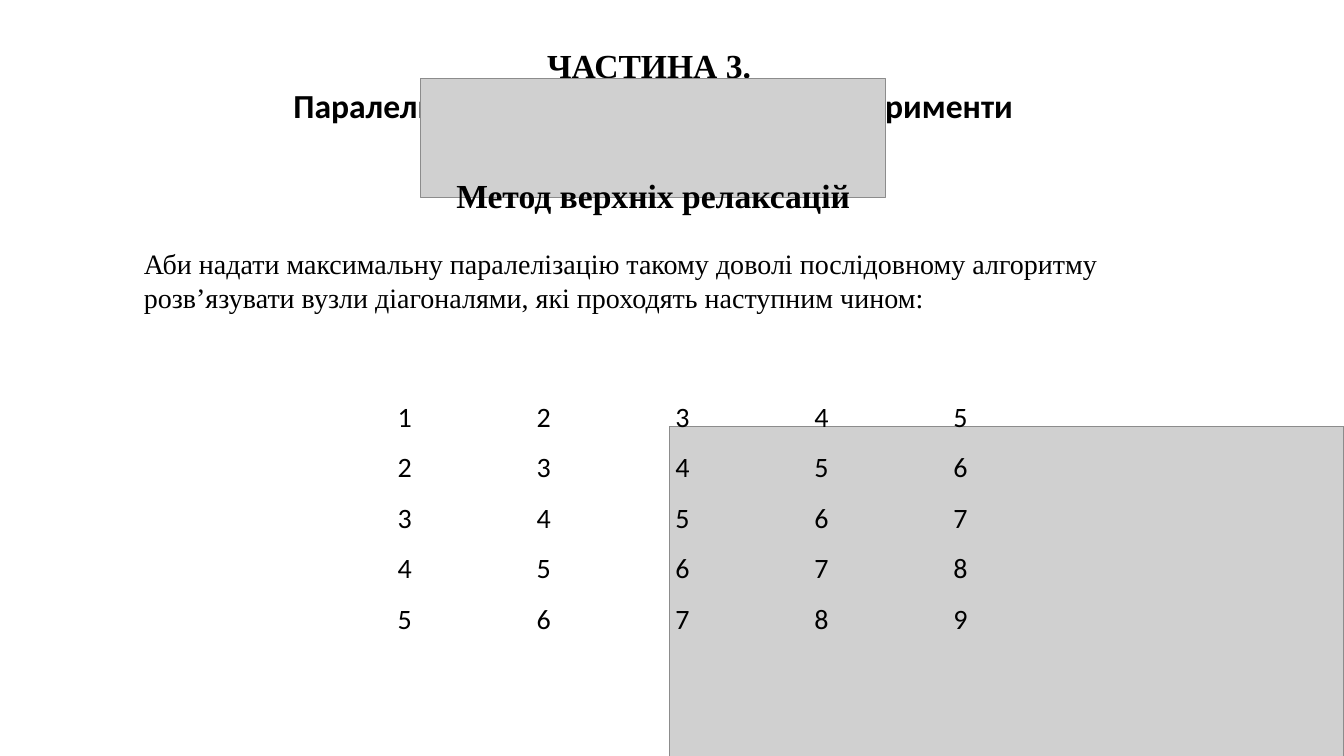
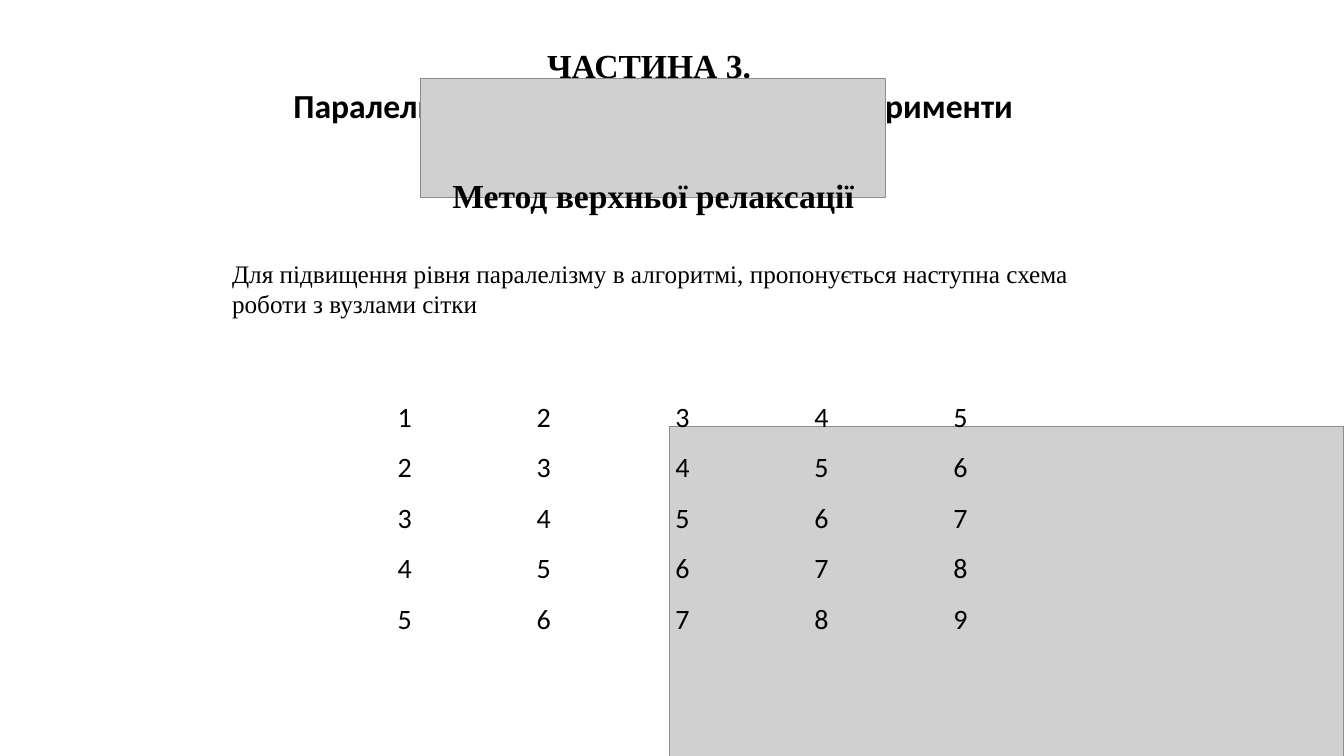
Before and after one commit to icrosil/R_-_UR_methods, a slide deck: slide 12 of types/Illia_Olenchenko_Presentation.pptx. Drawn at 1344x756 pixels with LibreOffice and Linux fonts; fonts in the diff are those of the drawing; grey boxes stand for pictures. Boxes give left, top, right and bottom in pixels: in the first picture for what was removed or moved away, otherwise in the second. Text is boxed around its words. In the diff, an @@ line names an element or a change of style, - is before the commit and + after.

```diff
--- a/types/Illia_Olenchenko_Presentation.pptx
+++ b/types/Illia_Olenchenko_Presentation.pptx
@@ text at (452,184,854,215): text changed @@
-Метод верхніх релаксацій
+Метод верхньої релаксації
@@ text at (232,266,1067,319): text changed; size 20 to 18 pt @@
-Аби надати максимальну паралелізацію такому доволі послідовному алгоритму
-розв’язувати вузли діагоналями, які проходять наступним чином:
+Для підвищення рівня паралелізму в алгоритмі, пропонується наступна схема роботи з вузлами сітки
```
Also in this commit, not shown: 13 other slides changed, 4 other files.
